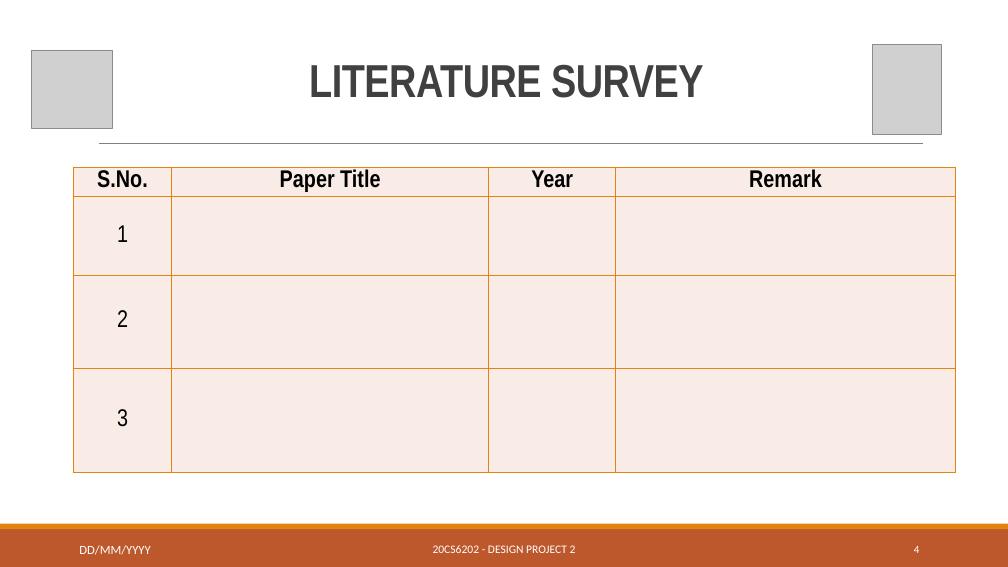
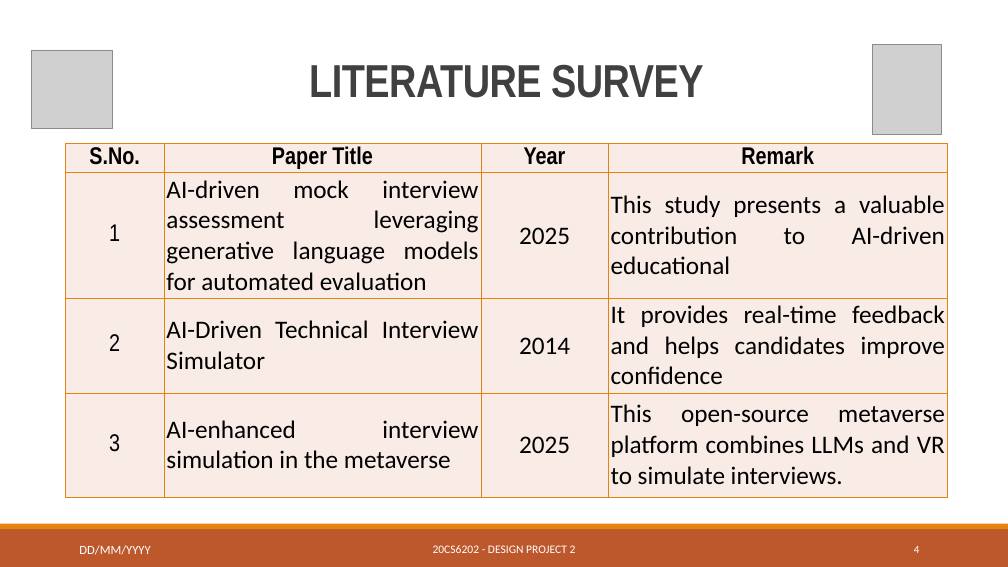
Before and after one commit to hariharan1009/Design_Project_2, a slide deck: slide 4 of SEM_PPT.pptx. Drawn at 1008x567 pixels with LibreOffice and Linux fonts; fonts in the diff are those of the drawing; grey boxes stand for pictures. Boxes give left, top, right and bottom in pixels: in the first picture for what was removed or moved away, otherwise in the second. Text is boxed around its words. In the diff, an @@ line names an element or a change of style, - is before the commit and + after.

```diff
--- a/SEM_PPT.pptx
+++ b/SEM_PPT.pptx
@@ table at bbox=[66, 144, 948, 496] @@
-row 2: 1 |  |  | 
+row 2: 1 | AI-driven mock interview assessment leveraging generative language models for automated evaluation | 2025 | This study presents a valuable contribution to AI-driven educational
-row 3: 2 |  |  | 
+row 3: 2 | AI-Driven Technical Interview Simulator | 2014 | It provides real-time feedback and helps candidates improve confidence
-row 4: 3 |  |  | 
+row 4: 3 | AI-enhanced interview simulation in the metaverse | 2025 | This open-source metaverse platform combines LLMs and VR to simulate interviews.
@@ table: place and size @@
-table at bbox=[73, 167, 955, 474]
+table at bbox=[66, 144, 948, 496]
```
Also in this commit, not shown: 2 other slides changed.
